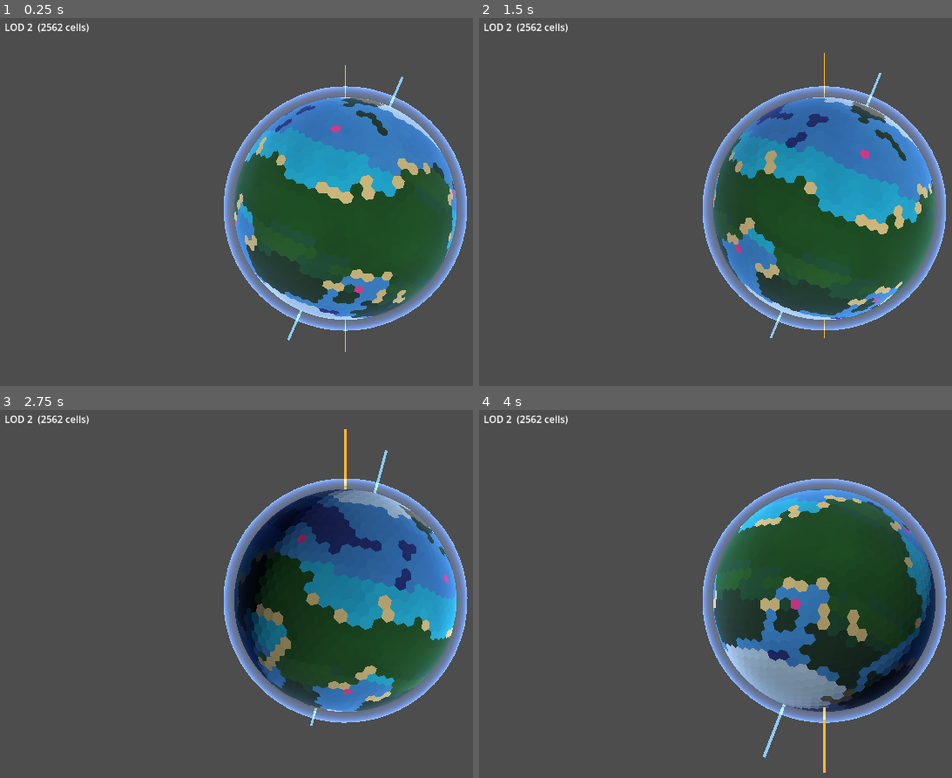
Above: before the commit, frames 1-4 (two rows, left to right).
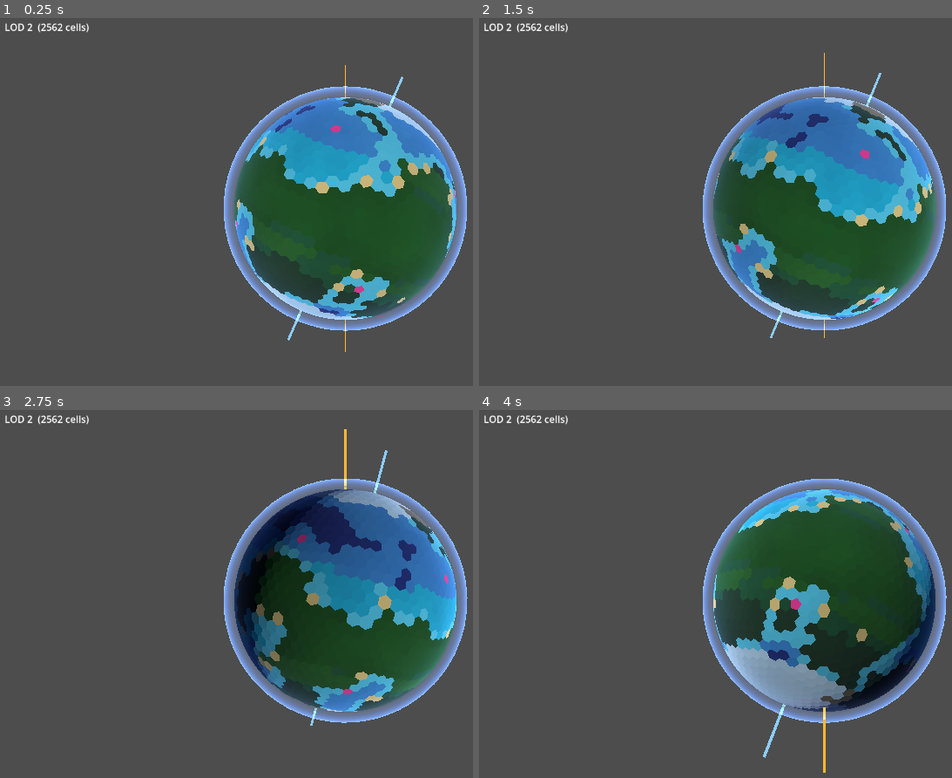
Above: after the commit, the same moments.

Repository: Halfwhit/hex-planet-gen
Game: Godot game, scene res://scenes/Main.tscn
The game is run twice, just before and just after one commit, with the same random seed, the same clock (stepped at 60 frames per second) and the same inputs.
Inputs (mouse positions are in pixels of both pictures, inside the frame that each line leads up to):
- Up to frame 1 (0.25 s): no input
- Up to frame 2 (1.5 s): tap Enter at 0.5 s; move the mouse to (outside the picture) at 0.52 s; tap E at 0.6 s; click (outside the picture) at 0.67 s; drag from (687, 227) to (791, 286) at 1.27 s
- Up to frame 3 (2.75 s): move the mouse to (416, 513) at 2.02 s; tap E at 2.1 s; click (416, 513) at 2.17 s
- Up to frame 4 (4 s): drag from (791, 678) to (616, 542) at 2.77 s; move the mouse to (outside the picture) at 3.52 s; tap E at 3.6 s; click (outside the picture) at 3.67 s

The runs differ from the first frame. In frame 1, 3.5% of the frame differs, in the area x 49-97%, y 21-82%; in frame 2, 3.2%; in frame 3, 2.4%; in frame 4, 3.0%.

Commit message:
Add coastal ocean biome and shrink beaches further
Introduce BIOME_COASTAL_OCEAN (id 17): a light-teal band covering ocean
cells within depth 0.08 of sea level, creating a visible shoreline ring
around continents. Deep ocean stays at depth > 0.35; shallow/tropical
fills the mid range.

Also reduce beach altitude cap from 0.04 → 0.02 so sand only appears
in the lowest 2% of land elevation above the waterline.

Co-Authored-By: Claude Sonnet 4.6 <noreply@anthropic.com>

Diff:
--- a/scripts/HexMap2D.gd
+++ b/scripts/HexMap2D.gd
@@ -243,6 +243,7 @@
 		HexPlanet.BIOME_SHALLOW_OCEAN:       return "Shallow Ocean"
 		HexPlanet.BIOME_TROPICAL_OCEAN:      return "Tropical Ocean"
 		HexPlanet.BIOME_ICY_OCEAN:           return "Icy Ocean"
+		HexPlanet.BIOME_COASTAL_OCEAN:       return "Coastal Waters"
 		HexPlanet.BIOME_BEACH:               return "Beach"
 		HexPlanet.BIOME_TROPICAL_RAINFOREST: return "Tropical Rainforest"
 		HexPlanet.BIOME_SAVANNA:             return "Savanna"
--- a/scripts/HexPlanet.gd
+++ b/scripts/HexPlanet.gd
@@ -29,6 +29,8 @@
 const BIOME_MOUNTAIN: int = 14
 const BIOME_SNOW: int = 15
 const BIOME_ICE: int = 16
+## Shoreline ocean — very shallow band right at the waterline:
+const BIOME_COASTAL_OCEAN: int = 17
 
 ## Each element is a Dictionary with keys:
 ##   position, polygon, height, type, pentagon,
@@ -194,8 +196,12 @@
 	if type == OCEAN:
 		if temperature < 0.15:
 			return BIOME_ICY_OCEAN
-		if (land_threshold - height) > 0.35:
+		var depth: float = land_threshold - height  # positive = below sea level
+		if depth > 0.35:
 			return BIOME_DEEP_OCEAN
+		# Coastal band — thin turquoise strip right at the waterline.
+		if depth < 0.08:
+			return BIOME_COASTAL_OCEAN
 		if temperature > 0.60:
 			return BIOME_TROPICAL_OCEAN
 		return BIOME_SHALLOW_OCEAN
@@ -226,7 +232,7 @@
 
 	# Coastal beach — warm, low-lying, ocean-adjacent.
 	# Tight altitude cap keeps beaches as a narrow strip right at the waterline.
-	var coastal: bool = near_ocean and alt < 0.04
+	var coastal: bool = near_ocean and alt < 0.02
 
 	# Temperate zone.
 	if temperature < 0.60:
--- a/scripts/LocalMap.gd
+++ b/scripts/LocalMap.gd
@@ -358,6 +358,7 @@
 		HexPlanet.BIOME_SHALLOW_OCEAN:       return "Shallow Ocean"
 		HexPlanet.BIOME_TROPICAL_OCEAN:      return "Tropical Ocean"
 		HexPlanet.BIOME_ICY_OCEAN:           return "Icy Ocean"
+		HexPlanet.BIOME_COASTAL_OCEAN:       return "Coastal Waters"
 		HexPlanet.BIOME_BEACH:               return "Beach"
 		HexPlanet.BIOME_TROPICAL_RAINFOREST: return "Tropical Rainforest"
 		HexPlanet.BIOME_SAVANNA:             return "Savanna"
--- a/scripts/PlanetMesh.gd
+++ b/scripts/PlanetMesh.gd
@@ -93,6 +93,8 @@
 			return Color(0.02, 0.42, 0.60).lerp(Color(0.08, 0.64, 0.78), 1.0 - od)
 		HexPlanet.BIOME_ICY_OCEAN:
 			return Color(0.50, 0.62, 0.72).lerp(Color(0.68, 0.80, 0.88), 1.0 - od)
+		HexPlanet.BIOME_COASTAL_OCEAN:
+			return Color(0.18, 0.58, 0.70).lerp(Color(0.28, 0.70, 0.82), 1.0 - od)
 		# ── Coastal ───────────────────────────────────────────────────────
 		HexPlanet.BIOME_BEACH:
 			return Color(0.78, 0.70, 0.46).lerp(Color(0.90, 0.82, 0.60), la)
